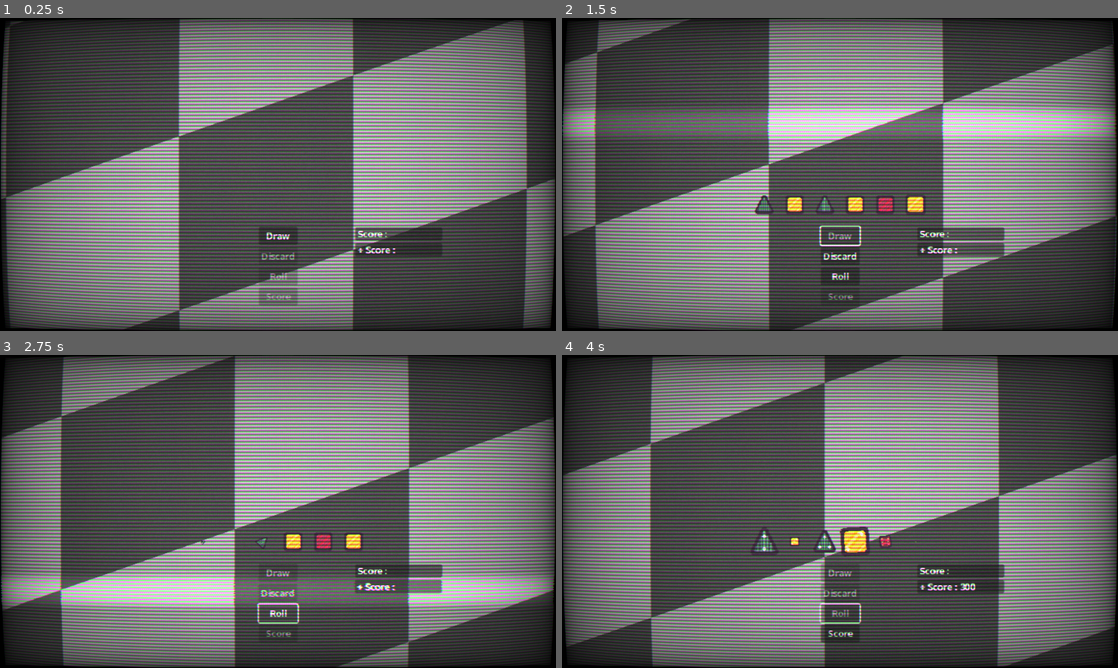
Above: before the commit, frames 1-4 (two rows, left to right).
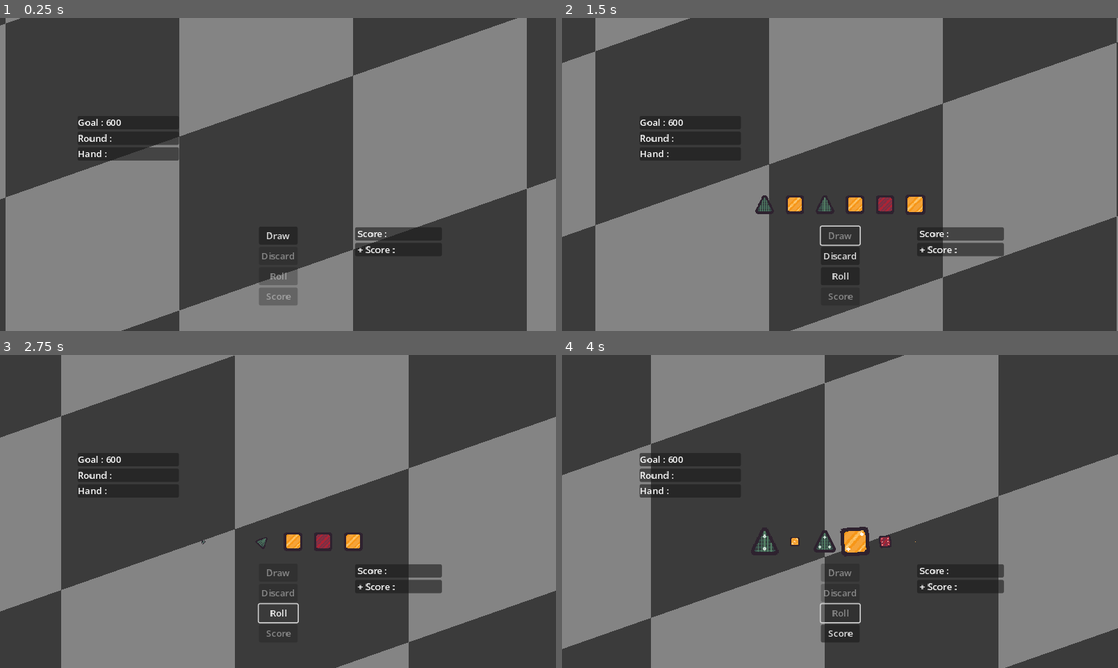
Above: after the commit, the same moments.

Repository: MattdaTheBest/farkle
Game: Godot game, scene res://3rdAttempt/scenes/test_scene.tscn
Same seed, same stepped clock (60 frames per second), same inputs: the game is played once before the commit and once after it.
Inputs:
- Up to frame 1 (0.25 s): no input
- Up to frame 2 (1.5 s): click "Draw" at 0.5 s; click "Draw" at 1.25 s
- Up to frame 3 (2.75 s): click "Roll" at 2 s
- Up to frame 4 (4 s): click "Roll" at 2.75 s; click "Roll" at 3.5 s

The runs differ from the first frame. In frame 1, 72% of the frame differs, in the area x 0-100%, y 0-100%; in frame 2, 73%; in frame 3, 74%; in frame 4, 74%.

Commit message:
early attempts at impproved score board.

Diff:
--- a/3rdAttempt/player.gd
+++ b/3rdAttempt/player.gd
@@ -37,6 +37,8 @@
 @onready var discard_butt: Button = $options/discard
 @onready var roll_butt: Button = $options/roll
 @onready var score_butt: Button = $options/score
+@onready var score_board: Control = $Score_Board
+
 
 @onready var score_label: Label = $score/scoreCon/scoreLabel
 @onready var selectedscore_label: Label = $score/selectedscoreCon/selectedscoreLabel
@@ -284,7 +286,7 @@
 
 	await get_tree().create_timer(.25).timeout
 
-	ScoringScript.find_best_outcome(held_dice)
+	ScoringScript.check_bust(held_dice)
 
 	set_state(player_states.SELECTION)
 
@@ -323,3 +325,9 @@
 	print(hovered_score)
 func update_selectedscore_label(score):
 	selectedscore_label.text = " + Score : " + str(score)
+
+func update_score_board(rules):
+	await score_board.clear()
+
+	for r in rules:
+		score_board.add_panel(r[0], r[1])
--- a/3rdAttempt/scenes/Player.tscn
+++ b/3rdAttempt/scenes/Player.tscn
@@ -1,7 +1,8 @@
-[gd_scene load_steps=5 format=3 uid="uid://bj7u8vcs5pvhh"]
+[gd_scene load_steps=6 format=3 uid="uid://bj7u8vcs5pvhh"]
 
 [ext_resource type="Script" path="res://3rdAttempt/player.gd" id="1_mmsx7"]
 [ext_resource type="Shader" path="res://3rdAttempt/scenes/background.gdshader" id="2_hj8m4"]
+[ext_resource type="PackedScene" uid="uid://b3hb7d28tn5qo" path="res://score_board.tscn" id="3_8frt5"]
 
 [sub_resource type="ShaderMaterial" id="ShaderMaterial_bbkav"]
 shader = ExtResource("2_hj8m4")
@@ -178,7 +179,15 @@
 layout_mode = 2
 text = " + Score : "
 
+[node name="Score_Board" parent="." instance=ExtResource("3_8frt5")]
+offset_left = 134.0
+offset_top = 169.0
+offset_right = 134.0
+offset_bottom = 169.0
+
 [connection signal="pressed" from="options/draw" to="." method="_on_draw_pressed"]
 [connection signal="pressed" from="options/discard" to="." method="_on_discard_pressed"]
 [connection signal="pressed" from="options/roll" to="." method="_on_roll_pressed"]
 [connection signal="pressed" from="options/score" to="." method="_on_score_pressed"]
+
+[editable path="Score_Board"]
--- a/3rdAttempt/scoring/scoringScript.gd
+++ b/3rdAttempt/scoring/scoringScript.gd
@@ -24,9 +24,8 @@
 		ThreeOfAKindRule.new()
 	]
 
-func check_bust(selected_dice : Array):
+func find_best_outcome(selected_dice : Array):
 	var rule_set : Array = rulesOneDie.duplicate()
-
 	if selected_dice.size() >= 3:
 		rule_set += rulesThreeDie.duplicate()
 
@@ -39,7 +38,10 @@
 		var dice : Array = selected_dice.duplicate()
 
 		var curr_score = 0
+		var rule_names : Array
 		for rule in rule_sets:
+			#print(rule.name)
+
 			var result = rule.evaluate(dice)
 
 			for r in result:
@@ -48,59 +50,14 @@
 					for d in r.used_dice:
 						dice.erase(d)
 
+				if r.score > 0:
+					rule_names.append([rule.name, r.score])
+
 			if dice.size() == 0:
 
 				break
 
-			if curr_score > 0:
-				break
-
-		scores.append(curr_score)
-
-	scores.sort()
-
-	var final = scores[scores.size() - 1]
-
-	if final == 0 and Player.drawn_dice.size() == selected_dice.size():
-		curr_score = 0
-		curr_mult = 1
-
-		round_score = 0
-		round_farkles = 1
-
-		update_round_score(round_score)
-		update_farkles(round_farkles)
-
-		Player.bust()
-
-func find_best_outcome(selected_dice : Array):
-	var rule_set : Array = rulesOneDie.duplicate()
-	if selected_dice.size() >= 3:
-		rule_set += rulesThreeDie.duplicate()
-
-	var rule_sequences = get_permutations(rule_set)
-	rule_sequences.shuffle()
-
-	var scores : Array
-
-	for rule_sets in rule_sequences:
-		var dice : Array = selected_dice.duplicate()
-
-		var curr_score = 0
-		for rule in rule_sets:
-			var result = rule.evaluate(dice)
-
-			for r in result:
-				curr_score += r.score
-				if r.used_dice != null:
-					for d in r.used_dice:
-						dice.erase(d)
-
-			if dice.size() == 0:
-
-				break
-
-		scores.append([curr_score, dice.size()])
+		scores.append([curr_score, dice.size(), rule_names])
 
 	scores.sort()
 
@@ -113,17 +70,55 @@
 		#calculated_mult = 1
 	Player.update_selectedscore_label(final[0])
 	print("Score : ", final[0])
-
+	print("Rules Used : ", final[2])
+
+	Player.update_score_board(final[2])
 
 	if final[0] == 0 and Player.held_dice.size() == selected_dice.size():
 		print("bust")
 
 	return final[0]
 
-
-
 	#update_calc_s_and_m(calculated_score, calculated_mult)
 
+func check_bust(selected_dice : Array):
+	var rule_set : Array = rulesOneDie.duplicate()
+	if selected_dice.size() >= 3:
+		rule_set += rulesThreeDie.duplicate()
+
+	var rule_sequences = get_permutations(rule_set)
+	rule_sequences.shuffle()
+
+	var scores : Array
+
+	for rule_sets in rule_sequences:
+		var dice : Array = selected_dice.duplicate()
+
+		var curr_score = 0
+		for rule in rule_sets:
+
+			var result = rule.evaluate(dice)
+
+			for r in result:
+				curr_score += r.score
+				if r.used_dice != null:
+					for d in r.used_dice:
+						dice.erase(d)
+
+			if dice.size() == 0:
+
+				break
+
+		scores.append([curr_score, dice.size()])
+
+	scores.sort()
+
+	var final = scores[scores.size() - 1]
+
+	if final[0] == 0 and Player.held_dice.size() == selected_dice.size():
+		print("bust")
+
+	return final[0]
 
 
 func get_permutations(arr: Array):
--- a/3rdAttempt/scoring/singlefive.gd
+++ b/3rdAttempt/scoring/singlefive.gd
@@ -1,5 +1,6 @@
 extends ScoringRule
 class_name SingleFiveRule
+var name : String = "Single Five"
 
 func evaluate(dice : Array):
 	var dice_entered : Array
--- a/3rdAttempt/scoring/singleones.gd
+++ b/3rdAttempt/scoring/singleones.gd
@@ -1,5 +1,6 @@
 extends ScoringRule
 class_name SingleOneRule
+var name : String = "Single One"
 
 func evaluate(dice : Array):
 	var dice_entered : Array
--- a/3rdAttempt/scoring/threeofakind.gd
+++ b/3rdAttempt/scoring/threeofakind.gd
@@ -1,5 +1,6 @@
 extends ScoringRule
 class_name ThreeOfAKindRule
+var name : String = "3 of a Kind"
 
 func evaluate(dice : Array):
 	var dice_entered : Array
--- a/crt.tscn
+++ b/crt.tscn
@@ -20,6 +20,7 @@
 shader_parameter/pixel_strength = -2.0
 
 [node name="CanvasLayer" type="CanvasLayer"]
+visible = false
 
 [node name="ColorRect" type="ColorRect" parent="."]
 material = SubResource("ShaderMaterial_s8i0p")
--- /dev/null
+++ b/score_board.gd
@@ -0,0 +1,18 @@
+extends Control
+
+const SCORE_TYPE_BOX = preload("res://score_type_box.tscn")
+@onready var v_box_container: VBoxContainer = $VBoxContainer/VBoxContainer
+
+func add_panel(type, score):
+	var box = SCORE_TYPE_BOX.instantiate()
+
+	v_box_container.add_child(box)
+
+	box.set_score(type, score)
+
+func clear():
+	var children = v_box_container.get_children()
+	children.remove_at(0)
+
+	for c in children:
+		c.disappear()
--- /dev/null
+++ b/score_board.tscn
@@ -0,0 +1,41 @@
+[gd_scene load_steps=2 format=3 uid="uid://b3hb7d28tn5qo"]
+
+[ext_resource type="Script" path="res://score_board.gd" id="1_n6ox4"]
+
+[node name="Score_Board" type="Control"]
+layout_mode = 3
+anchors_preset = 0
+script = ExtResource("1_n6ox4")
+
+[node name="VBoxContainer" type="VBoxContainer" parent="."]
+custom_minimum_size = Vector2(150, 0)
+layout_mode = 0
+offset_right = 120.0
+offset_bottom = 158.0
+
+[node name="Goal" type="PanelContainer" parent="VBoxContainer"]
+custom_minimum_size = Vector2(175, 0)
+layout_mode = 2
+
+[node name="GoalLabel" type="Label" parent="VBoxContainer/Goal"]
+layout_mode = 2
+text = "Goal : 600"
+
+[node name="Round_Score" type="PanelContainer" parent="VBoxContainer"]
+custom_minimum_size = Vector2(175, 0)
+layout_mode = 2
+
+[node name="RoundScorelLabel" type="Label" parent="VBoxContainer/Round_Score"]
+layout_mode = 2
+text = "Round : "
+
+[node name="VBoxContainer" type="VBoxContainer" parent="VBoxContainer"]
+custom_minimum_size = Vector2(50, 0)
+layout_mode = 2
+
+[node name="Hand_Score" type="PanelContainer" parent="VBoxContainer/VBoxContainer"]
+layout_mode = 2
+
+[node name="HandLabel" type="Label" parent="VBoxContainer/VBoxContainer/Hand_Score"]
+layout_mode = 2
+text = "Hand : "
--- /dev/null
+++ b/score_type_box.gd
@@ -0,0 +1,40 @@
+extends Control
+
+var tween : Tween
+@onready var label: Label = $Node2D/score_type_box/Label
+@onready var score_type_box: PanelContainer = $Node2D/score_type_box
+
+func _process(delta: float) -> void:
+	score_type_box.global_position = score_type_box.global_position.lerp(self.global_position, 8 * delta)
+
+
+func set_score(type, score):
+	label.text = (str(type) + " : " + str(score))
+
+	appear()
+
+func appear():
+
+	if tween:
+		tween.kill()
+
+	score_type_box.global_position = self.global_position
+
+	tween = create_tween()
+
+	tween.parallel().tween_property(score_type_box, "scale", Vector2(1,1), .35).set_trans(Tween.TRANS_BACK)
+	#tween.parallel().tween_property(score_type_box, "global_position", self.global_position + Vector2(0,self.size.y/2 + score_type_box.size.y/2), .5).set_trans(Tween.TRANS_BACK)
+
+func disappear():
+	if tween:
+		tween.kill()
+
+	tween = create_tween()
+
+	tween.tween_property(score_type_box, "scale", Vector2(1,0), .35).set_trans(Tween.TRANS_CIRC)
+
+	await tween.finished
+
+	visible = false
+
+	free()
--- /dev/null
+++ b/score_type_box.tscn
@@ -0,0 +1,39 @@
+[gd_scene load_steps=2 format=3 uid="uid://btjb01mnf2cbw"]
+
+[ext_resource type="Script" path="res://score_type_box.gd" id="1_vbj1d"]
+
+[node name="Control" type="Control"]
+custom_minimum_size = Vector2(150, 40)
+layout_mode = 3
+anchors_preset = 8
+anchor_left = 0.5
+anchor_top = 0.5
+anchor_right = 0.5
+anchor_bottom = 0.5
+offset_left = -75.0
+offset_top = -20.0
+offset_right = 75.0
+offset_bottom = 20.0
+grow_horizontal = 2
+grow_vertical = 2
+size_flags_horizontal = 4
+size_flags_vertical = 4
+script = ExtResource("1_vbj1d")
+
+[node name="Node2D" type="Node2D" parent="."]
+top_level = true
+
+[node name="score_type_box" type="PanelContainer" parent="Node2D"]
+custom_minimum_size = Vector2(150, 0)
+offset_right = 150.0
+offset_bottom = 40.0
+scale = Vector2(1, 1e-05)
+pivot_offset = Vector2(75, 20)
+size_flags_horizontal = 4
+size_flags_vertical = 4
+
+[node name="Label" type="Label" parent="Node2D/score_type_box"]
+layout_mode = 2
+text = "3 of a Kind : 1500"
+horizontal_alignment = 1
+vertical_alignment = 1
